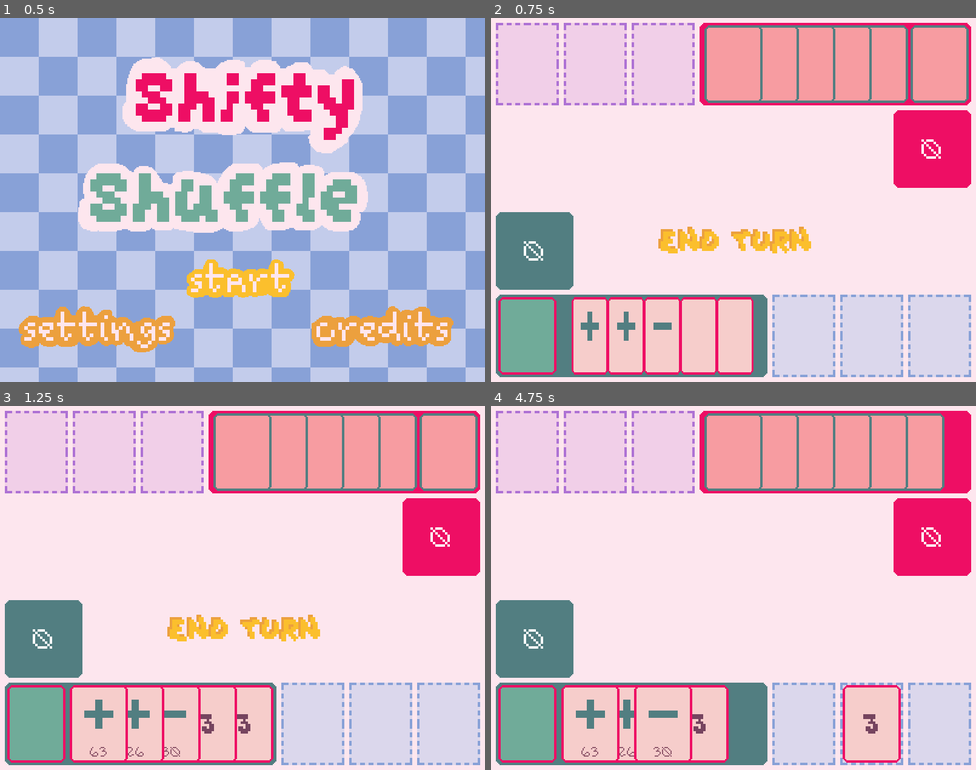
Above: before the commit, frames 1-4 (two rows, left to right).
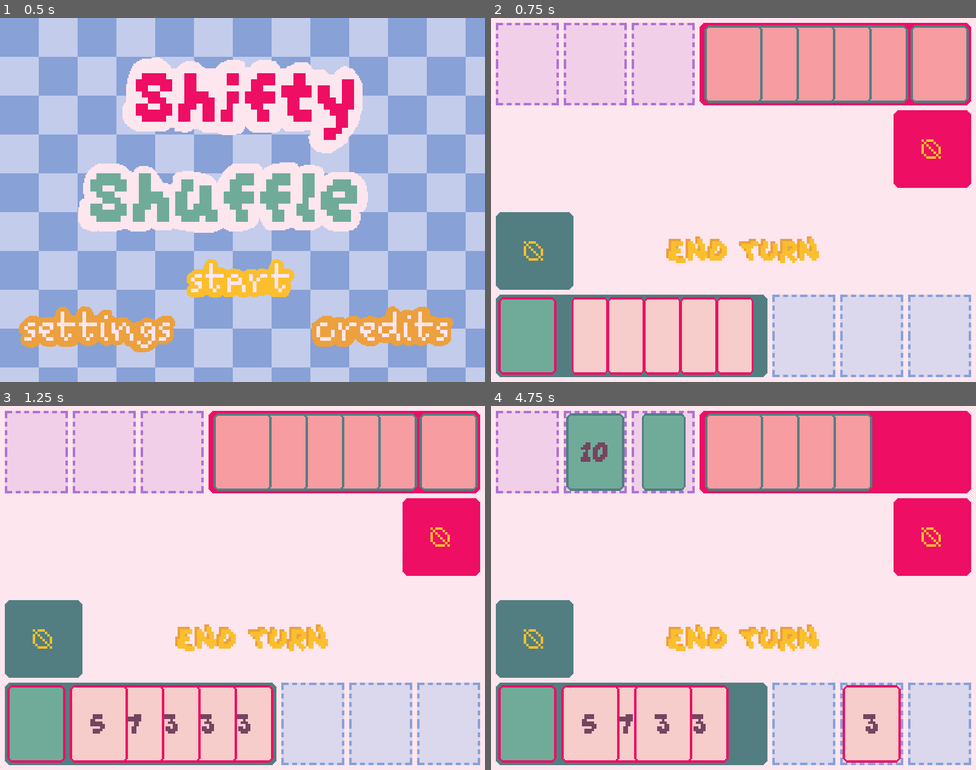
Above: after the commit, the same moments.

Repository: ajulo-awow/shifty_shuffle_new
Game: Godot game, scene res://scenes/menus/start_menu.tscn
Two runs of this game, one before a commit and one after it. Both use one fixed random seed, a clock stepped at 60 frames per second and the inputs below.
Inputs (mouse positions are in pixels of both pictures, inside the frame that each line leads up to):
- Up to frame 1 (0.5 s): no input
- Up to frame 2 (0.75 s): click (733, 280) at 0.5 s
- Up to frame 3 (1.25 s): no input
- Up to frame 4 (4.75 s): click "END TURN" at 1.25 s; tap Enter at 2 s; drag from (733, 722) to (588, 722) at 2.02 s; drag from (699, 722) to (869, 722) at 2.77 s; click (743, 635) at 3.5 s, where only the run after the commit has a clickable "END TURN"; tap Space at 4.25 s; move the mouse to (665, 722) at 4.27 s; click (665, 722) at 4.42 s

Frame 1 is identical in both runs. In frame 2, 2.3% of the frame differs, in the area x 6-93%, y 33-89%; in frame 3, 2.6%; in frame 4, 10%, in the area x 6-94%, y 2-97%.
Error before the commit: Invalid access to property or key 'position' on a base object of type 'null instance'. (res://scripts/managers/turn_manager.gd:66)

Commit message:
feat: opponent points add or subtract when placed in slot
some refactoring and UI changes

Diff:
--- a/scenes/managers/game_manager.tscn
+++ b/scenes/managers/game_manager.tscn
@@ -97,6 +97,7 @@
 offset_right = 136.0
 offset_bottom = 448.0
 theme = ExtResource("8_jbdb8")
+theme_override_colors/font_color = Color(0.984314, 0.74902, 0.176471, 1)
 text = "0"
 horizontal_alignment = 1
 vertical_alignment = 1
@@ -109,6 +110,7 @@
 offset_right = 792.0
 offset_bottom = 280.0
 theme = ExtResource("8_jbdb8")
+theme_override_colors/font_color = Color(0.984314, 0.74902, 0.176471, 1)
 text = "0"
 horizontal_alignment = 1
 vertical_alignment = 1
@@ -116,10 +118,10 @@
 [node name="end_turn" type="Button" parent="UI"]
 z_index = -4
 layout_mode = 0
-offset_left = 272.0
-offset_top = 328.0
-offset_right = 532.0
-offset_bottom = 400.0
+offset_left = 285.0
+offset_top = 344.0
+offset_right = 545.0
+offset_bottom = 416.0
 focus_mode = 0
 theme = ExtResource("11_jvgr5")
 theme_override_colors/font_hover_color = Color(0.682353, 0.447059, 0.831373, 1)
@@ -206,8 +208,9 @@
 [node name="input_manager" type="Node2D" parent="."]
 script = ExtResource("13_yx2px")
 
-[node name="turn_manager" type="Node" parent="."]
+[node name="turn_manager" type="Node" parent="." node_paths=PackedStringArray("points_manager_ref")]
 script = ExtResource("18_bguuv")
+points_manager_ref = NodePath("../points_manager")
 
 [node name="turn_timer" type="Timer" parent="."]
 
--- /dev/null
+++ b/scenes/menus/start_game_transition.tscn
@@ -0,0 +1,9 @@
+[gd_scene format=3 uid="uid://bsvnes4eis5u0"]
+
+[node name="start_game_transition" type="Control"]
+layout_mode = 3
+anchors_preset = 15
+anchor_right = 1.0
+anchor_bottom = 1.0
+grow_horizontal = 2
+grow_vertical = 2
--- a/scenes/objects/opp_card.tscn
+++ b/scenes/objects/opp_card.tscn
@@ -154,5 +154,5 @@
 
 [node name="AnimationPlayer" type="AnimationPlayer" parent="."]
 libraries = {
-"": SubResource("AnimationLibrary_n3pjx")
+&"": SubResource("AnimationLibrary_n3pjx")
 }
--- a/scripts/globals/global_manager.gd
+++ b/scripts/globals/global_manager.gd
@@ -3,7 +3,7 @@
 var mouse_sensitivity = 0.5
 
 func _ready() -> void:
-	Engine.max_fps = 60
+	pass
 
 
 func _process(_delta: float) -> void:
--- a/scripts/managers/card_manager.gd
+++ b/scripts/managers/card_manager.gd
@@ -53,9 +53,8 @@
 	if card_slot_found and not card_slot_found.card_in_slot:
 		#
 		if card_being_dragged.card_type == "type_number":
-			print("number")
+			pass
 		if card_being_dragged.card_type == "type_add":
-			print("add")
 			points_manager_ref.player_points += card_being_dragged.card_points
 		if card_being_dragged.card_type == "type_sub":
 			points_manager_ref.opp_points -= card_being_dragged.card_points
--- a/scripts/managers/turn_manager.gd
+++ b/scripts/managers/turn_manager.gd
@@ -2,15 +2,15 @@
 #
 @onready var turn_timer: Timer = $"../turn_timer"
 @onready var opp_slot: Node2D = $"../opp_card_slots/opp_slot"
-@onready var opp_slot_2: Node2D = $"../opp_card_slots/opp_slot2"
-@onready var opp_slot_3: Node2D = $"../opp_card_slots/opp_slot3"
+@onready var opp_slot_2: Node2D = $"../opp_card_slots/opp_slot_2"
+@onready var opp_slot_3: Node2D = $"../opp_card_slots/opp_slot_3"
 @onready var end_turn_button: Button = $"../UI/end_turn"
 @onready var opp_deck_ref: Node2D = $"../opp_deck"
 @onready var opp_hand_ref: Node2D = $"../opp_hand"
 @onready var player_deck_ref: Node2D = $"../player_deck"
-
+@export var points_manager_ref : PointsManager
 #
-var empty_special_card_slot = []
+var empty_card_slot = []
 #
 const CARD_MOVE_SPEED = 0.1
 
@@ -18,9 +18,9 @@
 	turn_timer.one_shot = true
 	turn_timer.wait_time = 1
 	#
-	empty_special_card_slot.append(opp_slot)
-	empty_special_card_slot.append(opp_slot_2)
-	empty_special_card_slot.append(opp_slot_3)
+	empty_card_slot.append(opp_slot)
+	empty_card_slot.append(opp_slot_2)
+	empty_card_slot.append(opp_slot_3)
 
 
 
@@ -42,7 +42,7 @@
 		turn_timer.start()
 		await turn_timer.timeout
 	# check if free special card slots, end turn if no
-	if empty_special_card_slot.size() == 0:
+	if empty_card_slot.size() == 0:
 		end_opp_turn()
 		return
 	#
@@ -50,20 +50,23 @@
 
 
 func play_card_highest_points():
-	# get random empty slot to play card in
+	#
 	if opp_hand_ref.opp_hand.size() == 0:
 		end_opp_turn()
 		return
-	var random_empty_special_card_slot = empty_special_card_slot[randi_range(0, empty_special_card_slot.size()) - 1]
-	empty_special_card_slot.erase(random_empty_special_card_slot)
+	# get random empty slot to play card in
+	var random_empty_card_slot = empty_card_slot[randi_range(0, empty_card_slot.size()) - 1]
+	empty_card_slot.erase(random_empty_card_slot)
 	# play the card in hard with highest points
 	var card_with_highest_points = opp_hand_ref.opp_hand[0]
-	for card in opp_hand_ref.opp_hand:
-		if card.opp_points > card_with_highest_points.opp_points:
-			card_with_highest_points = card
+	#
+	if card_with_highest_points.card_type == "type_add":
+		points_manager_ref.opp_points += card_with_highest_points.card_points
+	if card_with_highest_points.card_type == "type_sub":
+		points_manager_ref.player_points -= card_with_highest_points.card_points
 	#
 	var tween_pos = get_tree().create_tween()
-	tween_pos.tween_property(card_with_highest_points, "position", random_empty_special_card_slot.position, CARD_MOVE_SPEED)
+	tween_pos.tween_property(card_with_highest_points, "position", random_empty_card_slot.position, CARD_MOVE_SPEED)
 	card_with_highest_points.get_node("AnimationPlayer").play("card_flip")
 	#
 	opp_hand_ref.remove_card_from_hand(card_with_highest_points)
--- a/scripts/objects/card.gd
+++ b/scripts/objects/card.gd
@@ -6,7 +6,7 @@
 var hand_pos
 var card_slot_card_in
 var card_type
-var card_points: int
+var card_points: int = 0
 var card_database_ref
 
 
--- a/scripts/objects/deck.gd
+++ b/scripts/objects/deck.gd
@@ -47,8 +47,8 @@
 	var weighted_rng = randf()
 	#print(random)
 	# likelihood of being instantiated into hand
-	# 70%, number card
-	if weighted_rng < 0.3:
+	# 85%, number card
+	if weighted_rng < 0.85:
 		# card type
 		new_card.card_type = "type_number"
 		if new_card.card_type == "type_number":
@@ -57,14 +57,14 @@
 			new_card.get_node("special_number").visible = false
 			# image texture
 			new_card.get_node("card_image").texture = load("res://sprites/objects/player_cards/number_card.png")
-	# 15%, add card
-	elif weighted_rng < 0.6:
+	# 10%, add card
+	elif weighted_rng < 0.95:
 		new_card.card_type = "type_add"
 		if new_card.card_type == "type_add":
 			new_card.get_node("number_number").visible = false
 			new_card.get_node("special_number").visible = true
 			new_card.get_node("card_image").texture = load("res://sprites/objects/player_cards/special_cards/add_card_special.png")
-	# 15%, sub card
+	# 5%, sub card
 	else:
 		new_card.card_type = "type_sub"
 		if new_card.card_type == "type_sub":
--- a/scripts/objects/opp_card.gd
+++ b/scripts/objects/opp_card.gd
@@ -2,4 +2,4 @@
 #
 var hand_pos
 var card_type
-var opp_points
+var card_points
--- a/scripts/objects/opp_deck.gd
+++ b/scripts/objects/opp_deck.gd
@@ -20,7 +20,6 @@
 		draw_card()
 
 
-
 func draw_card():
 	if opp_deck.size() == 0:
 		return
@@ -36,37 +35,37 @@
 	var card_scene = preload(CARD_SCENE_PATH)
 	var new_card = card_scene.instantiate()
 	#
-	#var number_card_value = card_database_ref.CARDS["number_card"][0]
+	new_card.card_points = card_database_ref.CARDS[card_drawn_name][1]
 	#
-	new_card.opp_points = card_database_ref.CARDS[card_drawn_name][1]
 	new_card.get_node("number_number").text = str(card_database_ref.CARDS[card_drawn_name][0])
-	new_card.get_node("special_number").text = str(new_card.opp_points)
-	# card type
-	new_card.card_type = card_database_ref.CARDS[card_drawn_name][2]
+	new_card.get_node("special_number").text = str(new_card.card_points)
 	# weighted rng
 	var random = randf()
-	#print(random)
 	# likelihood of being instantiated into hand
-	# 70%, number card
-	if random < 0.8:
-		#print("is number card")
-		# number label visibility
-		new_card.get_node("number_number").visible = true
-		new_card.get_node("special_number").visible = false
-		# image texture
-		new_card.get_node("card_image").texture = load("res://sprites/objects/opp_cards/opp_number_card.png")
-	# 15%, add card
-	elif random < 0.9:
-		#print("is add card")
-		new_card.get_node("number_number").visible = false
-		new_card.get_node("special_number").visible = true
-		new_card.get_node("card_image").texture = load("res://sprites/objects/opp_cards/opp_add_card.png")
-	# 15%, sub card
+	# 85%, number card
+	if random < 0.85:
+		# card type
+		new_card.card_type = "type_number"
+		if new_card.card_type == "type_number":
+			# number label visibility
+			new_card.get_node("number_number").visible = true
+			new_card.get_node("special_number").visible = false
+			# image texture
+			new_card.get_node("card_image").texture = load("res://sprites/objects/opp_cards/opp_number_card.png")
+	# 10%, add card
+	elif random < 0.95:
+		new_card.card_type = "type_add"
+		if new_card.card_type == "type_add":
+			new_card.get_node("number_number").visible = false
+			new_card.get_node("special_number").visible = true
+			new_card.get_node("card_image").texture = load("res://sprites/objects/opp_cards/opp_add_card.png")
+	# 5%, sub card
 	else:
-		#print("is sub card")
-		new_card.get_node("number_number").visible = false
-		new_card.get_node("special_number").visible = true
-		new_card.get_node("card_image").texture = load("res://sprites/objects/opp_cards/opp_sub_card.png")
+		new_card.card_type = "type_sub"
+		if new_card.card_type == "type_sub":
+			new_card.get_node("number_number").visible = false
+			new_card.get_node("special_number").visible = true
+			new_card.get_node("card_image").texture = load("res://sprites/objects/opp_cards/opp_sub_card.png")
 	# 10%, swap card
 	#else:
 		#print("is swap card")
@@ -74,5 +73,4 @@
 		#new_card.get_node("special_number").visible = true
 		#new_card.get_node("card_image").texture = load("res://sprites/objects/player_cards/special_cards/swap_card_special.png")
 	card_manager_ref.add_child(new_card)
-	new_card.name = "card"
 	opp_hand_ref.add_card_to_hand(new_card, CARD_DRAW_SPEED)
Not shown, changed: export_presets.cfg
